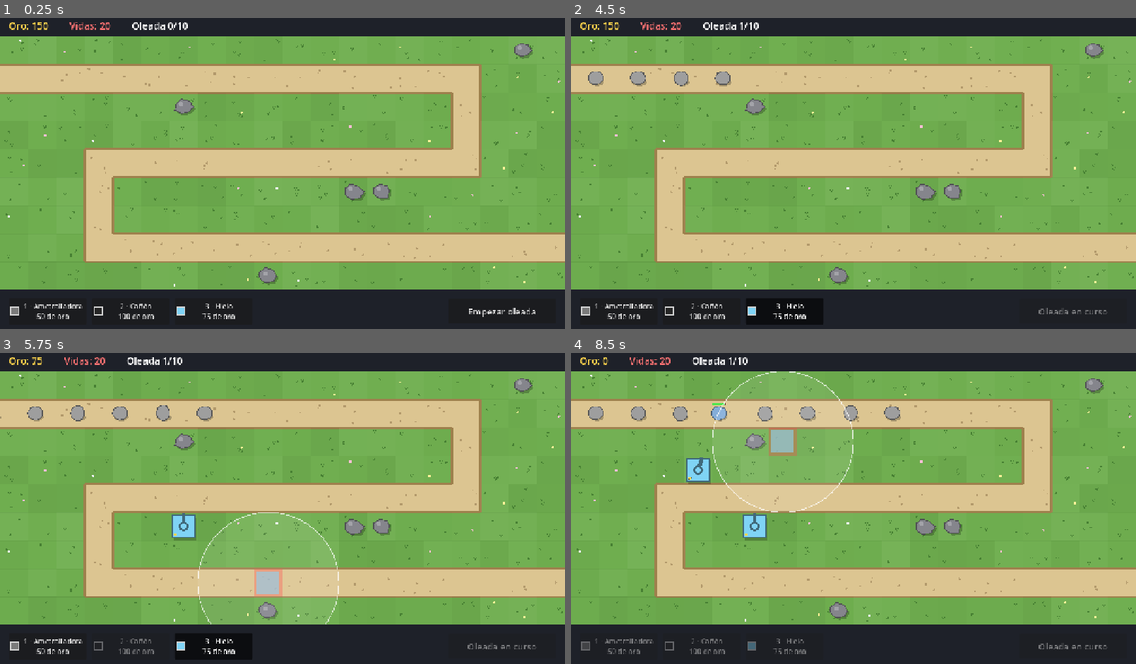
Above: before the commit, frames 1-4 (two rows, left to right).
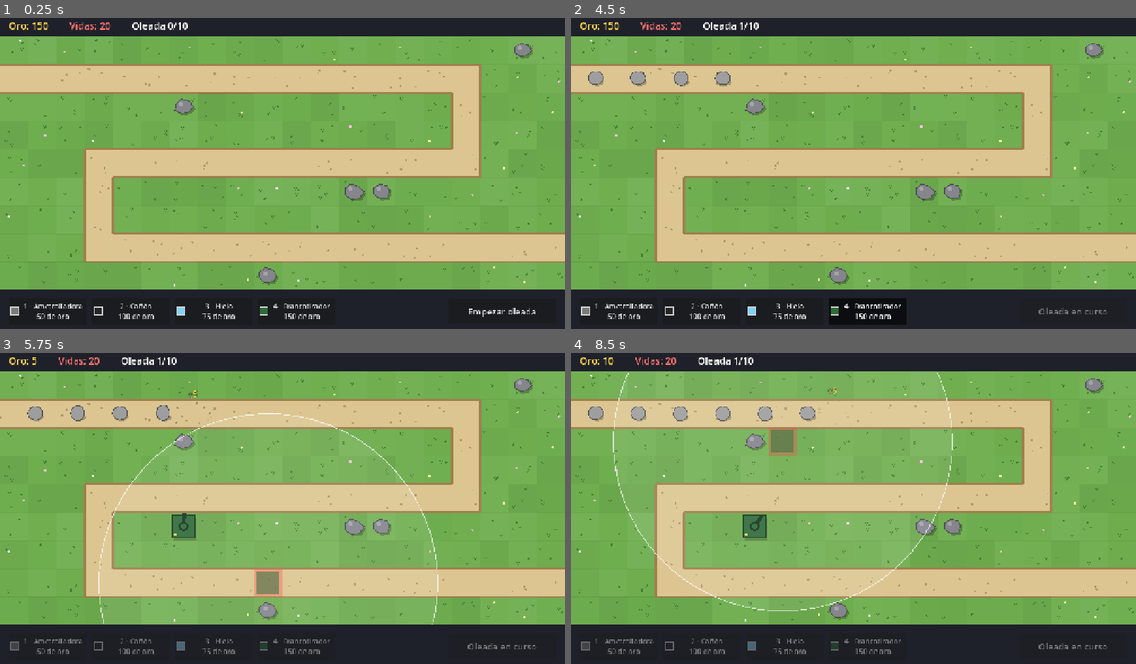
Above: after the commit, the same moments.

Repository: pasaporteN25/MonstersAndCanons
Game: Godot game, scene res://scenes/game/game.tscn
Two runs of this game, one before a commit and one after it. Both use one fixed random seed, a clock stepped at 60 frames per second and the inputs below.
Inputs (mouse positions are in pixels of both pictures, inside the frame that each line leads up to):
- Up to frame 1 (0.25 s): no input
- Up to frame 2 (4.5 s): click "Empezar oleada" at 0.5 s; click "1 · Ametralladora 50 de oro" at 1.25 s; tap Enter at 2 s; move the mouse to (977, 157) at 2.02 s; hold U (upgrade) 2.03-2.75 s; hold Space (start_wave) 2.03-2.75 s; click (977, 157) at 2.17 s; click "2 · Cañón 100 de oro" at 2.75 s; click "3 · Hielo 75 de oro" at 3.5 s; click (864, 310) at 4.25 s, where only the run after the commit has a clickable "4 · Francotirador 150 de oro"
- Up to frame 3 (5.75 s): drag from (169, 524) to (254, 573) at 5.02 s
- Up to frame 4 (8.5 s): move the mouse to (910, 440) at 5.77 s; hold U (upgrade) 5.78-6.5 s; hold Space (start_wave) 5.78-6.5 s; drag from (825, 573) to (684, 461) at 6.52 s; move the mouse to (1023, 555) at 7.27 s; hold Space (start_wave) 7.28-8 s; tap Alt at 7.35 s; drag from (684, 461) to (768, 430) at 8.02 s

The runs differ from the first frame. In frame 1, 0.2% of the frame differs, in the area x 46-59%, y 91-97%; in frame 2, 1.1%; in frame 3, 2.0%; in frame 4, 2.4%, in the area x 5-68%, y 1-97%.

Commit message:
T34-T36: Francotirador, Voladores, Blindado y Jefe
- data: sniper.tres (3 niveles), flyer/armored/boss.tres (valores del
  borrador; se balancean en T38)
- level_01: AirPath0 en línea recta; Level.get_air_path; el generador
  de oleadas manda a los voladores por el aire
- voladores con sombra lejana; color violeta (no se confunde con Hielo)
- Francotirador en la barra (tecla 4)
- tests/test_new_units.gd (7) y datos nuevos en test_data_files

Co-Authored-By: Claude Opus 5.5 <noreply@anthropic.com>

Diff:
--- /dev/null
+++ b/data/enemies/armored.tres
@@ -0,0 +1,16 @@
+[gd_resource type="Resource" script_class="EnemyData" format=3]
+
+[ext_resource type="Script" path="res://scripts/data/enemy_data.gd" id="1_fklr6"]
+
+[resource]
+script = ExtResource("1_fklr6")
+id = &"armored"
+display_name = "Blindado"
+max_health = 45
+speed_tiles = 1.2
+armor = 4
+reward = 12
+lives_damage = 1
+shape = 4
+color = Color(0.22745098, 0.3529412, 0.54901963, 1)
+size_tiles = 0.3
--- /dev/null
+++ b/data/enemies/boss.tres
@@ -0,0 +1,16 @@
+[gd_resource type="Resource" script_class="EnemyData" format=3]
+
+[ext_resource type="Script" path="res://scripts/data/enemy_data.gd" id="1_73sii"]
+
+[resource]
+script = ExtResource("1_73sii")
+id = &"boss"
+display_name = "Jefe"
+max_health = 800
+speed_tiles = 0.6
+armor = 3
+reward = 150
+lives_damage = 10
+slow_resistance = 0.5
+color = Color(0.7529412, 0.22352941, 0.16862746, 1)
+size_tiles = 0.45
--- /dev/null
+++ b/data/enemies/flyer.tres
@@ -0,0 +1,16 @@
+[gd_resource type="Resource" script_class="EnemyData" format=3]
+
+[ext_resource type="Script" path="res://scripts/data/enemy_data.gd" id="1_g0ogr"]
+
+[resource]
+script = ExtResource("1_g0ogr")
+id = &"flyer"
+display_name = "Volador"
+max_health = 25
+speed_tiles = 2.0
+reward = 8
+lives_damage = 1
+is_flying = true
+shape = 3
+color = Color(0.6901961, 0.4862745, 0.9098039, 1)
+size_tiles = 0.25
--- /dev/null
+++ b/data/towers/sniper.tres
@@ -0,0 +1,34 @@
+[gd_resource type="Resource" script_class="TowerData" format=3]
+
+[ext_resource type="Script" path="res://scripts/data/tower_level_data.gd" id="1_52100"]
+[ext_resource type="Script" path="res://scripts/data/tower_data.gd" id="2_l18ci"]
+
+[sub_resource type="Resource" id="Resource_adjjk"]
+script = ExtResource("1_52100")
+cost = 150
+damage = 40
+fire_rate = 0.4
+range_tiles = 6.0
+
+[sub_resource type="Resource" id="Resource_22mr3"]
+script = ExtResource("1_52100")
+cost = 150
+damage = 70
+fire_rate = 0.4
+range_tiles = 6.0
+
+[sub_resource type="Resource" id="Resource_mh2id"]
+script = ExtResource("1_52100")
+cost = 225
+damage = 120
+fire_rate = 0.4
+range_tiles = 7.0
+
+[resource]
+script = ExtResource("2_l18ci")
+id = &"sniper"
+display_name = "Francotirador"
+can_hit_air = true
+projectile_speed_tiles = 10.0
+color = Color(0.18039216, 0.41960785, 0.22745098, 1)
+levels = Array[ExtResource("1_52100")]([SubResource("Resource_adjjk"), SubResource("Resource_22mr3"), SubResource("Resource_mh2id")])
--- a/scenes/enemies/enemy.gd
+++ b/scenes/enemies/enemy.gd
@@ -148,8 +148,10 @@
 		fill = Color.WHITE  # RF-123
 	var outline: Color = fill.darkened(0.45)
 	# Sombra (RF-126): una elipse aplastada debajo, sin bamboleo.
-	draw_set_transform(Vector2(3, r * 0.55), 0.0, Vector2(1.0, 0.45))
-	draw_circle(Vector2.ZERO, r, Color(0, 0, 0, 0.25))
+	# Los voladores la tienen más lejos y más tenue: así se nota que van por el aire.
+	var shadow_offset := Vector2(10, r * 2.2) if data.is_flying else Vector2(3, r * 0.55)
+	draw_set_transform(shadow_offset, 0.0, Vector2(1.0, 0.45))
+	draw_circle(Vector2.ZERO, r, Color(0, 0, 0, 0.15 if data.is_flying else 0.25))
 	# RF-125: bamboleo (se estira y se aplasta) al ritmo de su velocidad.
 	# Los triángulos y rombos, además, apuntan hacia donde caminan.
 	var wave: float = sin(_anim_time * TAU * current_speed_tiles() * 1.2)
--- a/scenes/game/game.tscn
+++ b/scenes/game/game.tscn
@@ -6,6 +6,7 @@
 [ext_resource type="Resource" path="res://data/towers/basic.tres" id="4_basic"]
 [ext_resource type="Resource" path="res://data/towers/cannon.tres" id="5_cannon"]
 [ext_resource type="Resource" path="res://data/towers/frost.tres" id="6_frost"]
+[ext_resource type="Resource" path="res://data/towers/sniper.tres" id="14_sniper"]
 [ext_resource type="Script" path="res://scripts/data/tower_data.gd" id="7_tower_data"]
 [ext_resource type="Script" path="res://scenes/game/build_controller.gd" id="8_build"]
 [ext_resource type="Script" path="res://scenes/game/wave_spawner.gd" id="9_spawner"]
@@ -18,7 +19,7 @@
 script = ExtResource("1_game")
 level_data = ExtResource("2_level")
 balance = ExtResource("3_balance")
-tower_types = Array[ExtResource("7_tower_data")]([ExtResource("4_basic"), ExtResource("5_cannon"), ExtResource("6_frost")])
+tower_types = Array[ExtResource("7_tower_data")]([ExtResource("4_basic"), ExtResource("5_cannon"), ExtResource("6_frost"), ExtResource("14_sniper")])
 
 [node name="Towers" type="Node2D" parent="."]
 
--- a/scenes/game/wave_spawner.gd
+++ b/scenes/game/wave_spawner.gd
@@ -71,7 +71,9 @@
 func _spawn(group: SpawnGroup) -> void:
 	var enemy: Enemy = ENEMY_SCENE.instantiate()
 	var health: int = Rules.scaled_health(group.enemy.max_health, _wave_number, _balance)
-	enemy.setup(group.enemy, _level.get_ground_path(group.entrance_index), health)
+	var path: Path2D = _level.get_air_path(group.entrance_index) if group.enemy.is_flying \
+		else _level.get_ground_path(group.entrance_index)
+	enemy.setup(group.enemy, path, health)
 	# tree_exited se dispara tanto si muere como si llega a la salida.
 	enemy.tree_exited.connect(_on_enemy_gone)
 	_alive += 1
--- a/scenes/levels/level.gd
+++ b/scenes/levels/level.gd
@@ -37,6 +37,13 @@
 	return entrances.get_node_or_null("GroundPath%d" % entrance_index) as Path2D
 
 
+## Camino aéreo de la entrada `entrance_index` (RF-05): línea recta hasta la salida.
+## Si el mapa no tiene uno, los voladores usan el terrestre.
+func get_air_path(entrance_index: int) -> Path2D:
+	var air := entrances.get_node_or_null("AirPath%d" % entrance_index) as Path2D
+	return air if air != null else get_ground_path(entrance_index)
+
+
 ## Cantidad de entradas del mapa (una por cada GroundPathN).
 func entrance_count() -> int:
 	var count: int = 0
--- a/scenes/levels/level_01.tscn
+++ b/scenes/levels/level_01.tscn
@@ -9,6 +9,12 @@
 "points": PackedVector2Array(0, 0, 0, 0, -32, 96, 0, 0, 0, 0, 1056, 96, 0, 0, 0, 0, 1056, 288, 0, 0, 0, 0, 224, 288, 0, 0, 0, 0, 224, 480, 0, 0, 0, 0, 1312, 480)
 }
 point_count = 6
+
+[sub_resource type="Curve2D" id="Curve2D_2djvx"]
+_data = {
+"points": PackedVector2Array(0, 0, 0, 0, -32, 96, 0, 0, 0, 0, 1312, 480)
+}
+point_count = 2
 
 [node name="Level01" type="Node2D" unique_id=2099713506]
 script = ExtResource("1_i2aat")
@@ -22,5 +28,8 @@
 [node name="GroundPath0" type="Path2D" parent="Entrances" unique_id=695655813]
 curve = SubResource("Curve2D_uvc87")
 
-[node name="Decor" type="Node2D" parent="."]
+[node name="AirPath0" type="Path2D" parent="Entrances" unique_id=1118031903]
+curve = SubResource("Curve2D_2djvx")
+
+[node name="Decor" type="Node2D" parent="." unique_id=1645660789]
 script = ExtResource("3_decor")
--- a/tests/test_data_files.gd
+++ b/tests/test_data_files.gd
@@ -77,6 +77,31 @@
 	_assert_tower_level_1("frost", 75, 2, 1.0, 2.5, 0.0, 0.4, 2.0, true)
 
 
+func test_sniper_tower() -> void:
+	_assert_tower_level_1("sniper", 150, 40, 0.4, 6.0, 0.0, 0.0, 0.0, true)
+	var sniper: TowerData = _tower("sniper")
+	assert_eq(sniper.levels[1].cost, 150, "nivel 2: costo")
+	assert_eq(sniper.levels[1].damage, 70, "nivel 2: daño")
+	assert_eq(sniper.levels[2].cost, 225, "nivel 3: costo")
+	assert_eq(sniper.levels[2].damage, 120, "nivel 3: daño")
+	assert_almost_eq(sniper.levels[2].range_tiles, 7.0, 0.001, "nivel 3: alcance")
+
+
+# --- Enemigos de M2 (spec §6; su balance final es T38) ---
+
+func test_flyer() -> void:
+	_assert_enemy("flyer", 25, 2.0, 0, 8, 1, true, 0.25)
+
+
+func test_armored() -> void:
+	_assert_enemy("armored", 45, 1.2, 4, 12, 1, false, 0.3)
+
+
+func test_boss() -> void:
+	_assert_enemy("boss", 800, 0.6, 3, 150, 10, false, 0.45)
+	assert_almost_eq(_enemy("boss").slow_resistance, 0.5, 0.001, "solo le afecta la mitad")
+
+
 # --- Oleadas del nivel 1 (spec §7) ---
 
 ## Cada grupo como [tipo, cantidad, intervalo, retraso].
--- /dev/null
+++ b/tests/test_new_units.gd
@@ -0,0 +1,93 @@
+# Tests de M2, bloque B: Francotirador, Volador, Blindado y Jefe (T34-T36).
+extends GutTest
+
+const GAME_SCENE: PackedScene = preload("res://scenes/game/game.tscn")
+const DT: float = 1.0 / 60.0
+
+var game: Game
+
+
+func before_each() -> void:
+	game = GAME_SCENE.instantiate()
+	add_child_autofree(game)
+
+
+func _enemy_data(id: String) -> EnemyData:
+	return load("res://data/enemies/%s.tres" % id)
+
+
+## Hace salir un enemigo de ese tipo con el generador de oleadas (así elige su camino).
+func _spawn_through_wave(id: String) -> Enemy:
+	var group := SpawnGroup.new()
+	group.enemy = _enemy_data(id)
+	group.count = 1
+	var wave := WaveData.new()
+	wave.groups.append(group)
+	game.spawner.start_wave(wave, 1)
+	simulate(game.spawner, 1, DT)
+	return game.enemies.get_child(game.enemies.get_child_count() - 1)
+
+
+# --- Francotirador (T34) ---
+
+func test_sniper_is_the_fourth_tower() -> void:
+	assert_eq(game.tower_types.size(), 4)
+	assert_eq(game.tower_types[3].id, &"sniper", "tecla 4")
+
+
+func test_sniper_reaches_six_tiles() -> void:
+	game.session.earn(1000)
+	game.build_controller.try_build(game.tower_types[3], Vector2i(4, 5))
+	var sniper: Tower = game.build_controller.tower_at(Vector2i(4, 5))
+	var enemy: Enemy = _spawn_through_wave("normal")
+	enemy.distance = 250.0  # fila 1: ~4.3 casillas de distancia de la torre
+	simulate(enemy, 1, DT)
+	assert_true(sniper.can_target(enemy))
+	var basic_range: float = Rules.tiles_to_px(game.tower_types[0].levels[0].range_tiles)
+	assert_gt(sniper.global_position.distance_to(enemy.global_position), basic_range,
+		"una Ametralladora no llegaría")
+
+
+# --- Voladores (T35, RF-05, RF-53) ---
+
+func test_flyers_use_the_straight_air_path() -> void:
+	var flyer: Enemy = _spawn_through_wave("flyer")
+	var start: Vector2 = flyer.global_position
+	simulate(flyer, 120, DT)
+	var moved: Vector2 = flyer.global_position - start
+	var air: Path2D = game.level.get_air_path(0)
+	var exit_point: Vector2 = air.to_global(air.curve.get_point_position(1))
+	var straight: Vector2 = exit_point - start
+	assert_almost_eq(moved.angle(), straight.angle(), 0.01, "va derecho hacia la salida")
+
+
+func test_ground_enemies_keep_using_the_road() -> void:
+	var enemy: Enemy = _spawn_through_wave("normal")
+	simulate(enemy, 60, DT)
+	assert_almost_eq(enemy.global_position.y, game.level.cell_center(Vector2i(0, 1)).y, 0.5,
+		"sigue en la fila 1 del camino")
+
+
+func test_cannon_ignores_flyers_in_a_real_game() -> void:
+	game.build_controller.try_build(game.tower_types[1], Vector2i(1, 2))
+	var cannon: Tower = game.build_controller.tower_at(Vector2i(1, 2))
+	var flyer: Enemy = _spawn_through_wave("flyer")
+	simulate(flyer, 30, DT)
+	assert_false(cannon.can_target(flyer), "RF-53")
+
+
+# --- Blindado y Jefe (T36) ---
+
+func test_armored_takes_one_damage_from_basic() -> void:
+	var armored: Enemy = _spawn_through_wave("armored")
+	var before: int = armored.health
+	armored.take_hit(game.tower_types[0].levels[0].damage)
+	assert_eq(armored.health, before - 1, "criterio de aceptación RF-80")
+
+
+func test_boss_resists_half_of_the_frost() -> void:
+	var boss: Enemy = _spawn_through_wave("boss")
+	var frost: TowerLevelData = game.tower_types[2].levels[0]
+	boss.take_hit(frost.damage, frost.slow_amount, frost.slow_duration)
+	assert_almost_eq(boss.current_speed_tiles(), 0.6 * 0.8, 0.001,
+		"criterio de T36: Hielo 40 % × 0.5 = 20 % → va al 80 %")
Not shown, added: tests/test_new_units.gd.uid
Not shown, changed: specs/01-spec.md
Not shown, changed: specs/03-tareas.md
